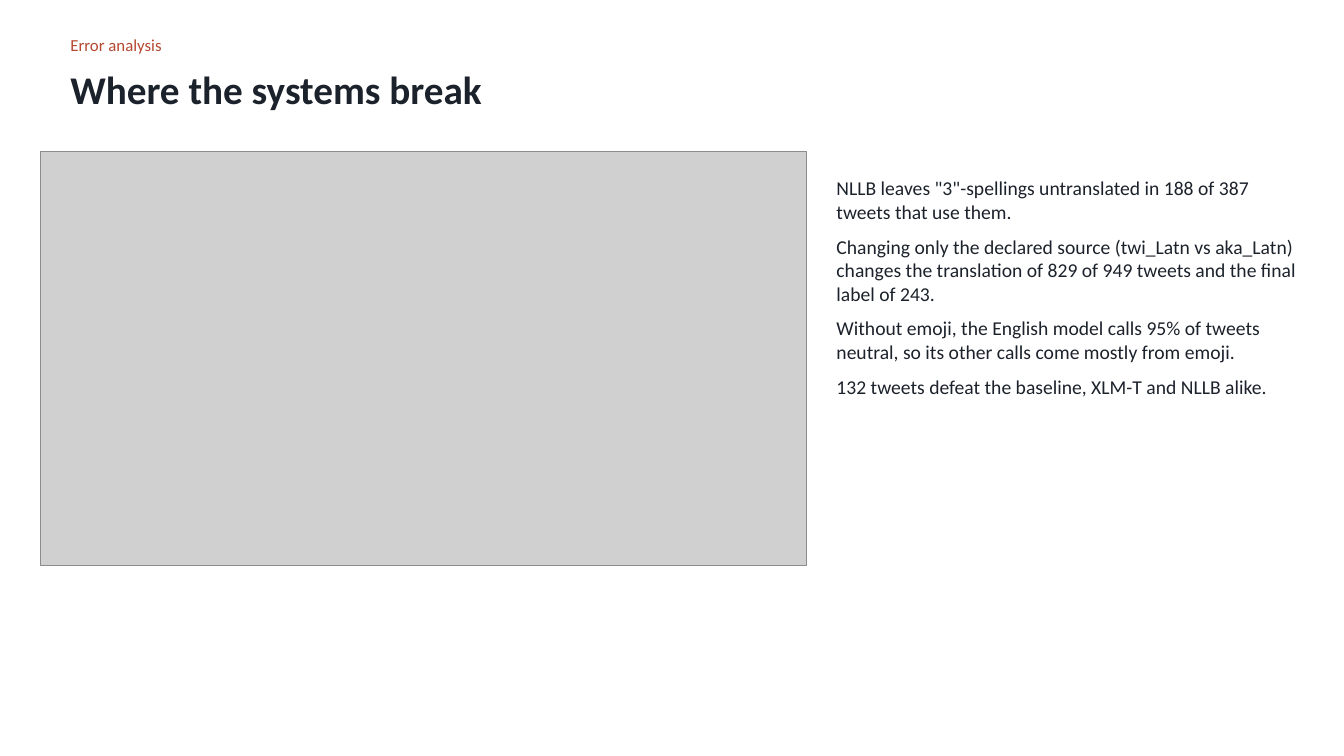
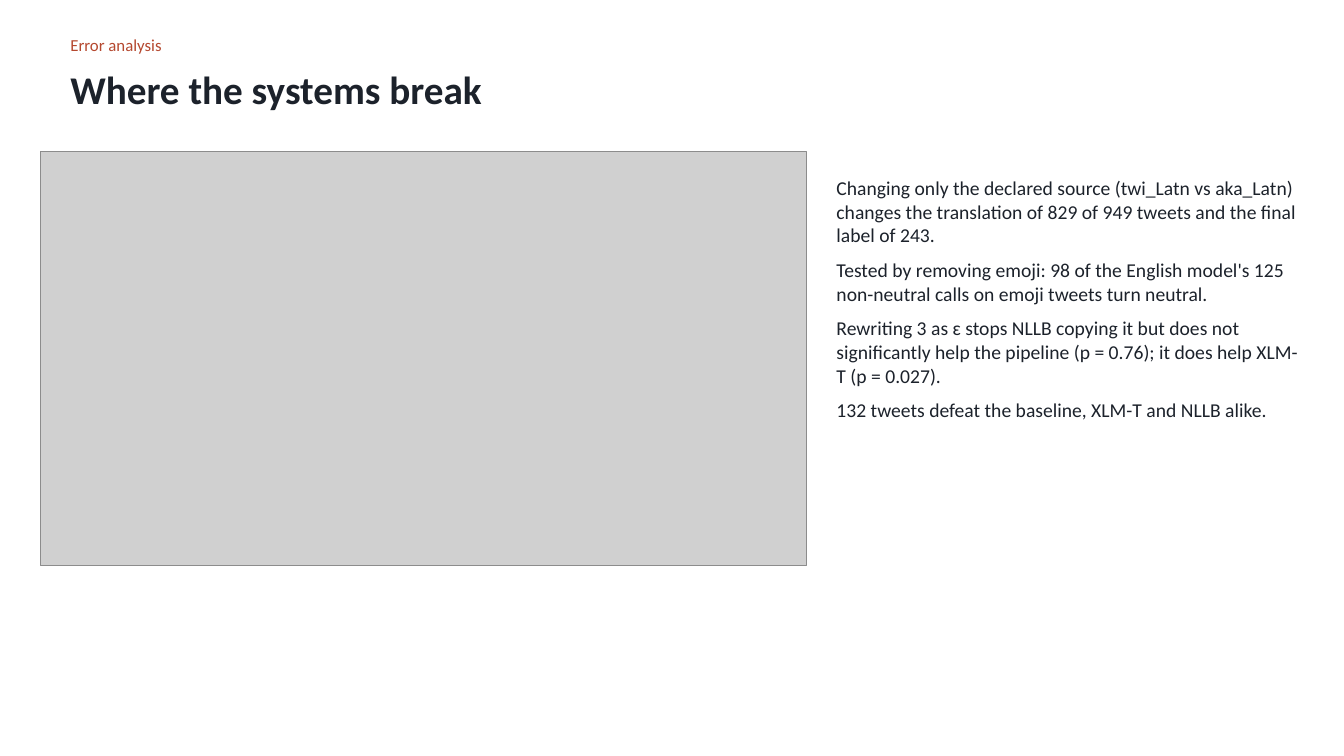
Before and after one commit to osamabinIaggin/dcit316-final-project, a slide deck: slide 10 of FINAL_PROJECT_22128981_GideonElormGlago_slides.pptx. Drawn at 1344x756 pixels with LibreOffice and Linux fonts; fonts in the diff are those of the drawing; grey boxes stand for pictures. Boxes give left, top, right and bottom in pixels: in the first picture for what was removed or moved away, otherwise in the second. Text is boxed around its words. In the diff, an @@ line names an element or a change of style, - is before the commit and + after.

Commit message:
Update slides with the tested causes

```diff
--- a/FINAL_PROJECT_22128981_GideonElormGlago_slides.pptx
+++ b/FINAL_PROJECT_22128981_GideonElormGlago_slides.pptx
@@ text at box(836, 181, 1249, 219): paragraph removed @@
-NLLB leaves "3"-spellings untranslated in 188 of 387 tweets that use them.
@@ text at box(836, 263, 1297, 386): text changed @@
-Without emoji, the English model calls 95% of tweets neutral, so its other calls come mostly from emoji.
+Tested by removing emoji: 98 of the English model's 125 non-neutral calls on emoji tweets turn neutral.
+Rewriting 3 as ɛ stops NLLB copying it but does not significantly help the pipeline (p = 0.76); it does help XLM-T (p = 0.027).
```
Also in this commit, not shown: 2 other slides changed, 2 other files.
